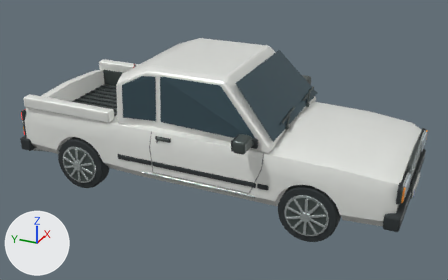
What one commit did to the Blender file source_blender/A-traktor.blend.
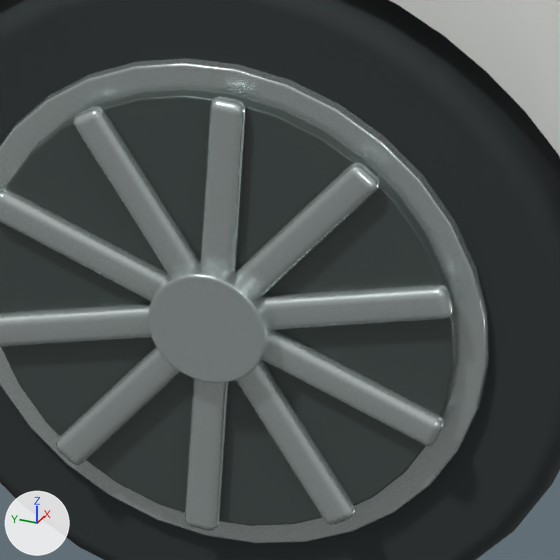
The first picture shows the older version from a camera (50 mm lens) standing at (-6.27, -2.94, 3.7) and looking at (-0.07, -0.15, 0.6). The close-ups show the older and then the newer version on the part from 64% to 75% of the width and 68% to 85% of the height of that picture. Only the edits that show in the close-ups are written down. Arrows for +X, +Y and +Z are at lower left; the lights stay in place.

Before the edit, the objects in view are built like this:
```python
me_cube_003 = bpy.data.meshes.new('Cube.003')
me_cube_003.from_pydata(...)  # 96 vertices, 98 faces; spans x -0.009..0.009, y -0.015..0.015, z -0.108..0.108
me_cube_003.materials.append(mat_brushed_equipment_metal)  # light grey #c4cdcb
me_cube_007 = bpy.data.meshes.new('Cube.007')
me_cube_007.from_pydata(...)  # 96 vertices, 98 faces; spans x -0.009..0.009, y -0.015..0.015, z -0.108..0.108
me_cube_007.materials.append(mat_brushed_equipment_metal)  # light grey #c4cdcb
me_cylinder_019 = bpy.data.meshes.new('Cylinder.019')
me_cylinder_019.from_pydata(...)  # 192 vertices, 162 faces; spans x -0.054..0.054, y -0.054..0.054, z -0.012..0.012
me_cylinder_019.materials.append(mat_brushed_equipment_metal)  # light grey #c4cdcb
ob_alloy_wheel_spoke_003 = bpy.data.objects.new('Alloy wheel spoke.003', me_cube_003)
ob_alloy_wheel_spoke_003.parent = ob_white_a_traktor
ob_alloy_wheel_spoke_003.location = (-0.917, -1.345, 0.288)
ob_alloy_wheel_spoke_003.rotation_euler = (-1.885, 0.0, 0.0)  # degrees (-108, 0, 0)
ob_alloy_wheel_spoke_007 = bpy.data.objects.new('Alloy wheel spoke.007', me_cube_007)
ob_alloy_wheel_spoke_007.parent = ob_white_a_traktor
ob_alloy_wheel_spoke_007.location = (-0.917, -1.555, 0.288)
ob_alloy_wheel_spoke_007.rotation_euler = (-4.398, 0.0, 0.0)  # degrees (-252, 0, 0)
ob_center_cap = bpy.data.objects.new('Center cap', me_cylinder_019)
ob_center_cap.parent = ob_white_a_traktor
ob_center_cap.location = (-0.93, -1.45, 0.322)
ob_center_cap.rotation_euler = (0.0, 1.571, 0.0)  # degrees (0, 90, 0)
# also in view: 'Alloy wheel spoke.006' at (-0.92, -1.51, 0.23); 'Wheel hub recess' at (-0.9, -1.45, 0.32); 'Alloy wheel' at (-0.89, -1.45, 0.32); 'Alloy wheel spoke.009' at (-0.92, -1.51, 0.41); 'Alloy wheel spoke.005' at (-0.92, -1.45, 0.21)
```
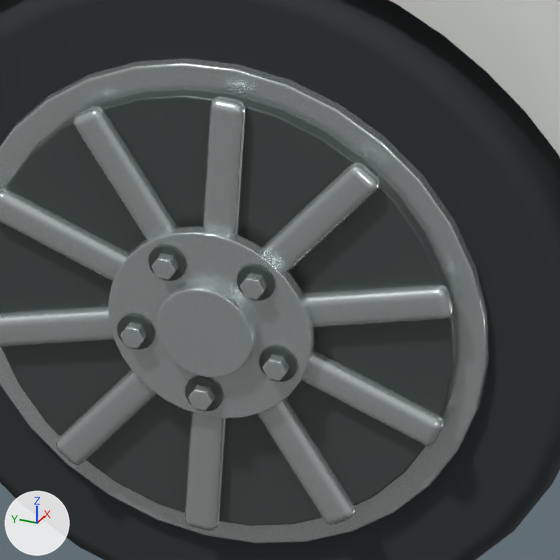
What differs and where, as boxes (x1, y1, x2, y2) in the close-ups (560 x 560 px):
'Wheel hub flange', added: after (108, 226, 314, 418)
'Center cap', reshaped, moved (19% narrower, 21% shorter): before (148, 263, 273, 383); after (156, 282, 257, 377)
'Wheel bolt recess', added: after (148, 245, 187, 281)
'Wheel bolt recess.004', added: after (237, 265, 275, 301)
'Wheel bolt recess.003', added: after (259, 346, 297, 382)
'Wheel bolt recess.001', added: after (117, 314, 155, 349)
'Wheel bolt recess.002', added: after (185, 376, 223, 411)
'Wheel lug nut.004', added: after (240, 273, 267, 300)
'Wheel lug nut.003', added: after (262, 354, 290, 381)
'Wheel lug nut', added: after (152, 253, 179, 280)
'Wheel lug nut.002', added: after (188, 384, 215, 411)
'Wheel lug nut.001', added: after (120, 322, 147, 348)

What the commit changed:
me_cylinder_019 is used by ob_center_cap; parent ob_white_a_traktor; location (-0.93, -1.45, 0.322); rotation (0.0, 1.571, 0.0), in degrees (0, 90, 0).
me_cylinder_019 had 192 vertices, 162 faces and spanned x -0.054..0.054, y -0.054..0.054, z -0.012..0.012.
me_cylinder_019 now has 192 vertices, 162 faces and spans x -0.044..0.044, y -0.044..0.044, z -0.008..0.008.
me_cylinder_019 part 1: 192 of 192 vertices moved; they spanned x -0.054..0.054, y -0.054..0.054, z -0.012..0.012 and now span x -0.044..0.044, y -0.044..0.044, z -0.008..0.008; mean shift (0.0, 0.0, 0.0).
Mesh me_cylinder_015_1 is new.
It has 84 vertices, 80 faces and spans x -0.0095..0.0095, y -0.0108..0.0108, z -0.006..0.006.
It uses material mat_brushed_equipment_metal (light grey #c4cdcb).
Mesh me_cylinder_014_1 is new.
It has 192 vertices, 162 faces and spans x -0.017..0.017, y -0.017..0.017, z -0.0025..0.0025.
It uses material mat_graphite_trim (dark grey #4d5755).
Mesh me_cylinder_004_1 is new.
It has 192 vertices, 162 faces and spans x -0.092..0.092, y -0.092..0.092, z -0.006..0.006.
It uses material mat_brushed_equipment_metal (light grey #c4cdcb).
Object 'Center cap' (ob_center_cap) moves from (-0.93, -1.45, 0.322) to (-0.941, -1.45, 0.322).
Object 'Wheel lug nut.004' (ob_wheel_lug_nut_004) is new; it shows me_cylinder_015_1.
Its parent is ob_white_a_traktor.
Its location is (-0.943, -1.49, 0.377).
Its rotation in degrees is (0, 90, 0).
Object 'Wheel bolt recess.004' (ob_wheel_bolt_recess_004) is new; it shows me_cylinder_014_1.
Its parent is ob_white_a_traktor.
Its location is (-0.936, -1.49, 0.377).
Its rotation in degrees is (0, 90, 0).
Object 'Wheel lug nut.003' (ob_wheel_lug_nut_003) is new; it shows a copy of me_cylinder_015_1.
Its parent is ob_white_a_traktor.
Its location is (-0.943, -1.515, 0.301).
Its rotation in degrees is (0, 90, 0).
Object 'Wheel bolt recess.003' (ob_wheel_bolt_recess_003) is new; it shows a copy of me_cylinder_014_1.
Its parent is ob_white_a_traktor.
Its location is (-0.936, -1.515, 0.301).
Its rotation in degrees is (0, 90, 0).
Object 'Wheel lug nut.002' (ob_wheel_lug_nut_002) is new; it shows a copy of me_cylinder_015_1.
Its parent is ob_white_a_traktor.
Its location is (-0.943, -1.45, 0.254).
Its rotation in degrees is (0, 90, 0).
Object 'Wheel bolt recess.002' (ob_wheel_bolt_recess_002) is new; it shows a copy of me_cylinder_014_1.
Its parent is ob_white_a_traktor.
Its location is (-0.936, -1.45, 0.254).
Its rotation in degrees is (0, 90, 0).
Object 'Wheel lug nut.001' (ob_wheel_lug_nut_001) is new; it shows a copy of me_cylinder_015_1.
Its parent is ob_white_a_traktor.
Its location is (-0.943, -1.385, 0.301).
Its rotation in degrees is (0, 90, 0).
Object 'Wheel bolt recess.001' (ob_wheel_bolt_recess_001) is new; it shows a copy of me_cylinder_014_1.
Its parent is ob_white_a_traktor.
Its location is (-0.936, -1.385, 0.301).
Its rotation in degrees is (0, 90, 0).
Object 'Wheel lug nut' (ob_wheel_lug_nut) is new; it shows a copy of me_cylinder_015_1.
Its parent is ob_white_a_traktor.
Its location is (-0.943, -1.41, 0.377).
Its rotation in degrees is (0, 90, 0).
Object 'Wheel bolt recess' (ob_wheel_bolt_recess) is new; it shows a copy of me_cylinder_014_1.
Its parent is ob_white_a_traktor.
Its location is (-0.936, -1.41, 0.377).
Its rotation in degrees is (0, 90, 0).
Object 'Wheel hub flange' (ob_wheel_hub_flange) is new; it shows me_cylinder_004_1.
Its parent is ob_white_a_traktor.
Its location is (-0.929, -1.45, 0.322).
Its rotation in degrees is (0, 90, 0).
